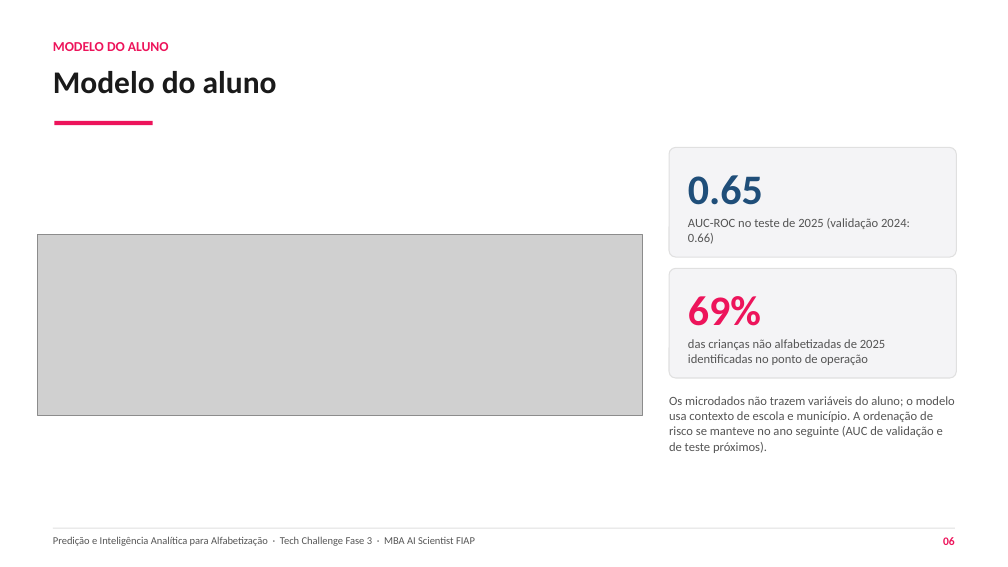
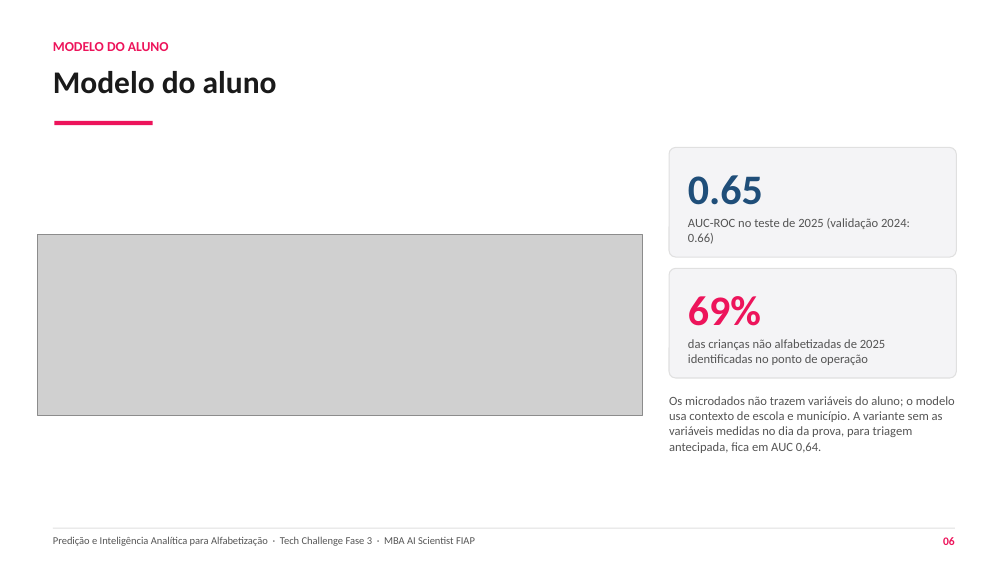
Before and after one commit to guillecosme/fiap-ai-scientist-tech-challenge-fase-03, a slide deck: slide 6 of reports/slides/RM372204 - Guilherme Cosme - Tech Challenge Fase 03.pptx. Drawn at 1008x567 pixels with LibreOffice and Linux fonts; fonts in the diff are those of the drawing; grey boxes stand for pictures. Boxes give left, top, right and bottom in pixels: in the first picture for what was removed or moved away, otherwise in the second. Text is boxed around its words. In the diff, an @@ line names an element or a change of style, - is before the commit and + after.

Commit message:
documentacao e deck com a selecao de features, o efeito ano e as duas variantes do modelo do aluno

```diff
--- a/reports/slides/RM372204 - Guilherme Cosme - Tech Challenge Fase 03.pptx
+++ b/reports/slides/RM372204 - Guilherme Cosme - Tech Challenge Fase 03.pptx
@@ text at [669,396,955,453]: text changed @@
-Os microdados não trazem variáveis do aluno; o modelo usa contexto de escola e município. A ordenação de risco se manteve no ano seguinte (AUC de validação e de teste próximos).
+Os microdados não trazem variáveis do aluno; o modelo usa contexto de escola e município. A variante sem as variáveis medidas no dia da prova, para triagem antecipada, fica em AUC 0,64.
```
Also in this commit, not shown: 1 other slide changed, 4 other files.
